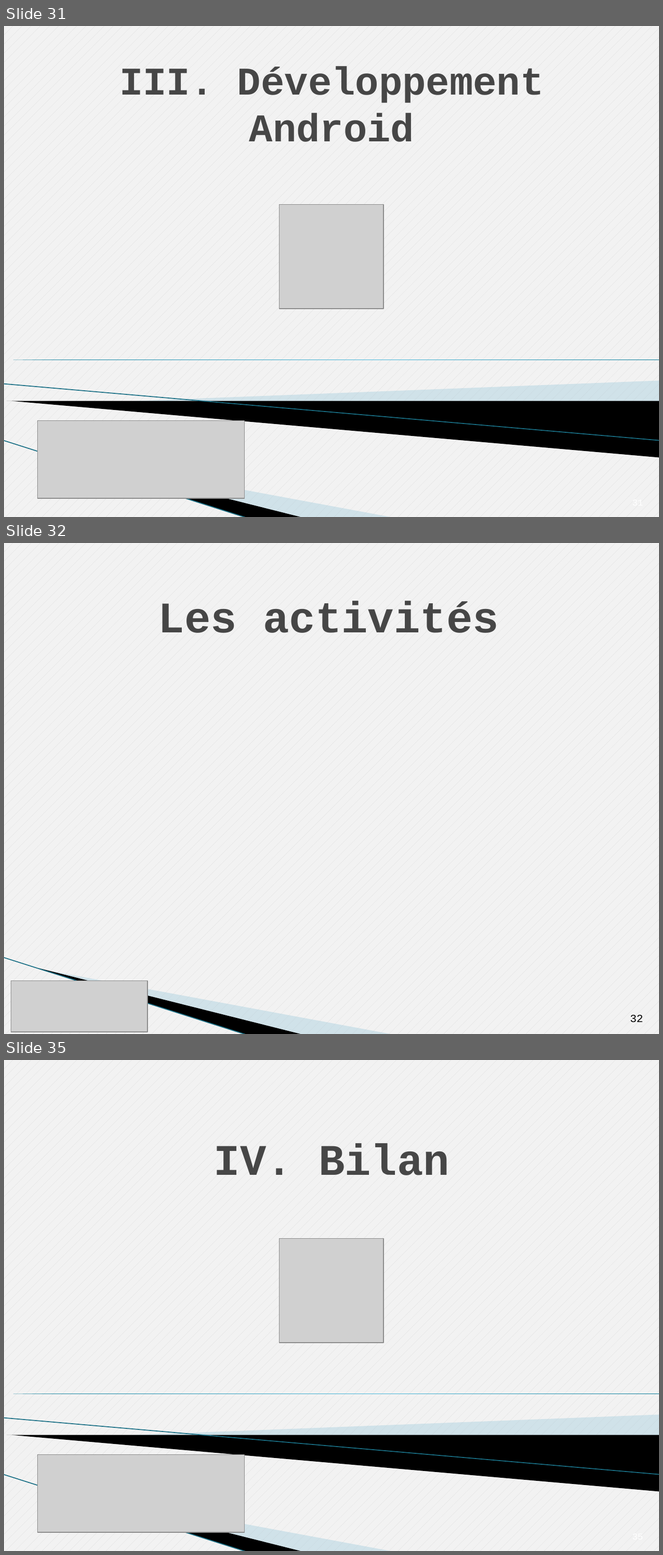
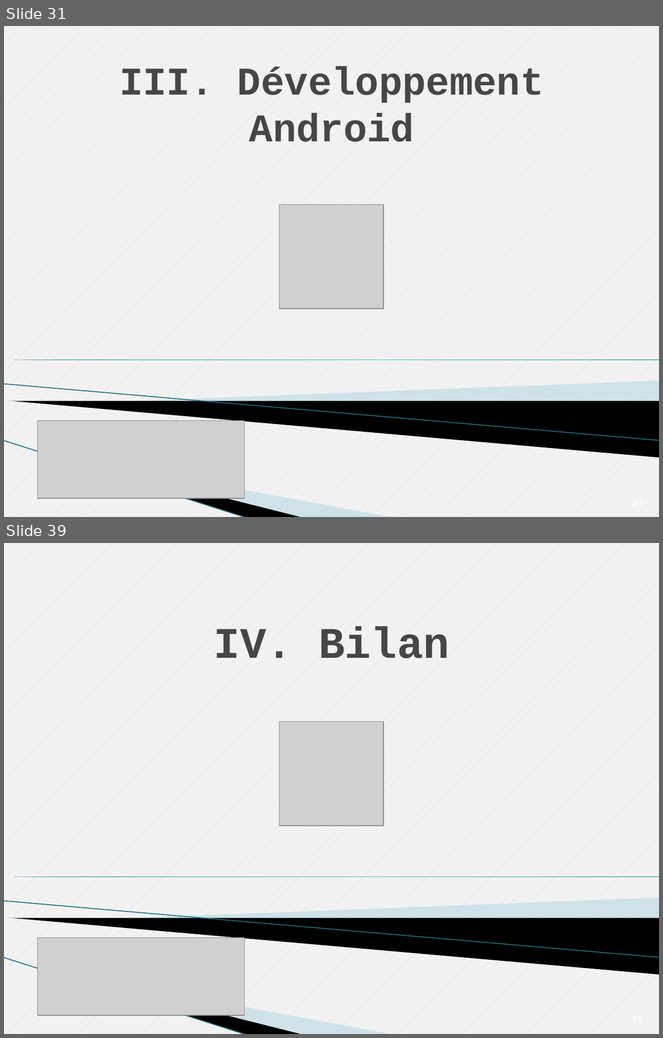
Before and after one commit to Tenacy/AndroidProject, a slide deck: Rapport/Presentation.pptx. Shown one above the other, each under a label of ours: slides 31, 32 and 35 before the commit, slides 31 and 39 after it; the slides between them are not shown. The pictures are 663x1555 and 663x1038 pixels, drawn with LibreOffice and Linux fonts; fonts in the diff are those of the drawing; grey boxes stand for pictures; background and template pictures are left out. Boxes give left, top, right and bottom in pixels: in the first picture for what was removed or moved away, otherwise in the second. Text is boxed around its words. In the diff, an @@ line names an element or a change of style, - is before the commit and + after.

```diff
--- a/Rapport/Presentation.pptx
+++ b/Rapport/Presentation.pptx
@@ slide 32 removed at [4,543,659,1034], background pattern #D9D9D9 on #F2F2F2; not listed: 3 template elements that a slide beside it also shows @@
@@ text removed at [158,601,499,633] @@
-Les activités
@@ picture removed at [11,981,148,1032] @@
@@ page number removed at [630,1015,643,1023] @@
-32
@@ what was slide 35 is now slide 39 @@
```
Also in this commit, not shown: 4 slides changed, 8 slides added, 1 other slide removed, 1 other file.
